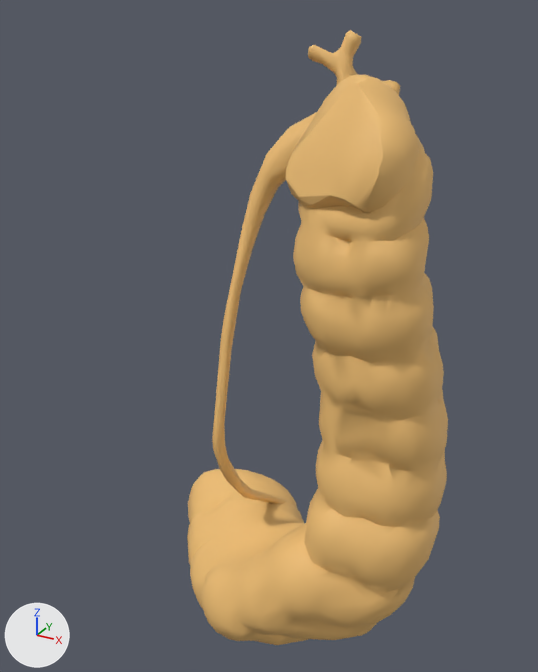
The glTF model ui/models/anatomia/regioes/fossa-iliaca-esquerda.glb: old version first, new version second.
One viewpoint serves both versions: a 50 mm lens placed at (0.169, -0.23, 1.157), pointed at (0.032, 0.019, 1.033). Arrows for +X, +Y and +Z are at lower left; the lights stay in place. The first picture is the older version.

The first picture shows 'colon-descendente', 'ureter-esquerdo'.
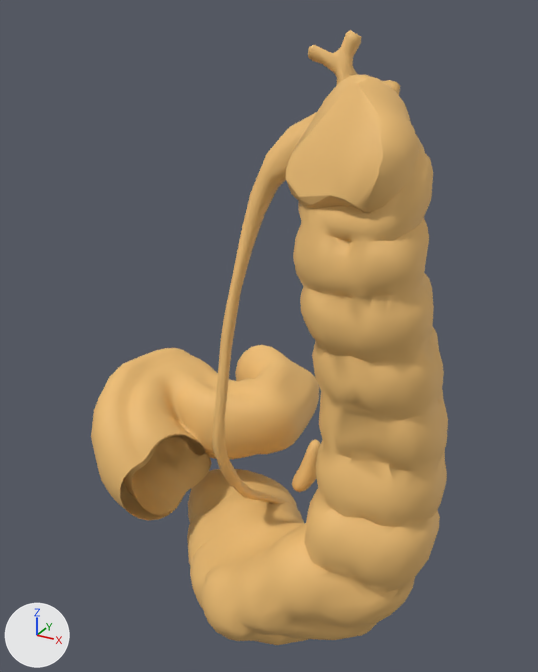
The edits, one by one:
Mesh me_colon_sigmoide is new.
It has 1477 vertices, 2848 faces and spans x -0.0535..0.0374, y -0.0249..0.0709, z 0.9399..1.0051.
It uses material mat_orgaos (orange #eebd72).
Mesh me_ovario_esquerdo is new.
It has 214 vertices, 424 faces and spans x 0.0414..0.0541, y 0.0205..0.0314, z 0.9575..0.9822.
It uses material mat_orgaos (orange #eebd72).
Object 'colon-sigmoide' (ob_colon_sigmoide) is new; it shows me_colon_sigmoide.
Its location is (0.0, 0.0, 0.0).
Object 'ovario-esquerdo' (ob_ovario_esquerdo) is new; it shows me_ovario_esquerdo.
Its location is (0.0, 0.0, 0.0).

Changed parts and their boxes [x1, y1, x2, y2] in the pictures (538 x 672 px):
'colon-sigmoide', added
    after: [91, 345, 319, 520]
'ovario-esquerdo', added (orange)
    after: [292, 439, 320, 492]
